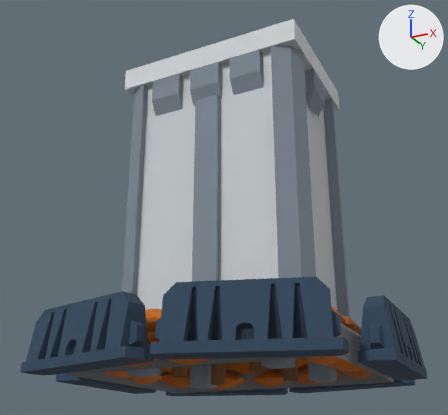
Before and after pictures for a commit that changed the FBX model Assets/_Models/Towers.fbx.
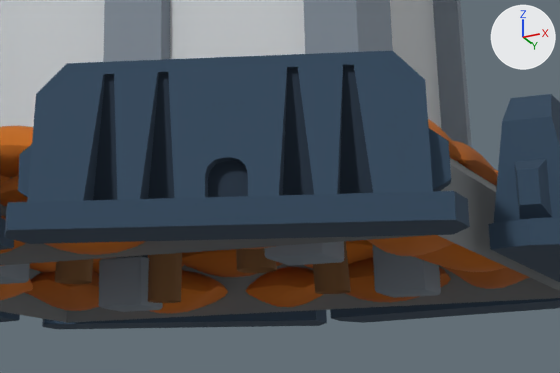
Each version is shown whole from a 50 mm camera at (7.46, -15.66, -1.99) aimed at (-0.32, -0.11, 5.01), then close up on the part from 33% to 87% of the width and 61% to 100% of the height. The lights are fixed; the arrows at upper right show +X, +Y and +Z. Where no turn or scale is listed for an object, it has been applied to the vertices. Vertices at the same position are counted once.

The older version as bpy lines, for what is in view:
```python
me_cube_030 = bpy.data.meshes.new('Cube.030')
me_cube_030.from_pydata(...)  # 960 vertices, 871 faces; spans x -1.55..1.53, y -1.62..1.62, z 0.0..4.77
me_cube_030.materials.append(mat_material_001)  # picture img_texture_png
me_cube_084 = bpy.data.meshes.new('Cube.084')
me_cube_084.from_pydata(...)  # 9376 vertices, 8758 faces; spans x -3.7..3.89, y -3.45..3.73, z 0.0..7.24
me_cube_084.materials.append(mat_material_001)  # picture img_texture_png
me_cylinder_019 = bpy.data.meshes.new('Cylinder.019')
me_cylinder_019.from_pydata(...)  # 2060 vertices, 2018 faces; spans x -4.87..4.63, y -4.7..4.96, z 0.0..9.46
me_cylinder_019.materials.append(mat_material_001)  # picture img_texture_png
ob_tower_001 = bpy.data.objects.new('Tower.001', me_cube_030)
ob_tower_001.location = (0.0, 0.0, 0.0)
ob_tower_002 = bpy.data.objects.new('Tower.002', me_cube_084)
ob_tower_002.location = (0.0, 0.0, 0.0)
ob_tower_003 = bpy.data.objects.new('Tower.003', me_cylinder_019)
ob_tower_003.location = (0.0, 0.0, 0.0)
```
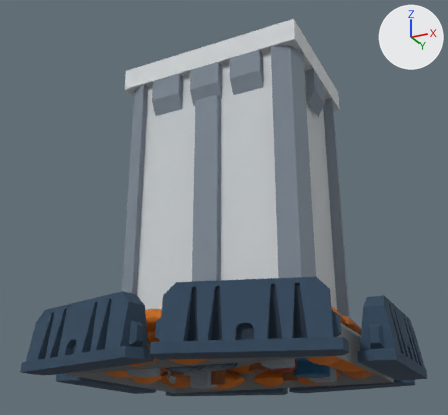
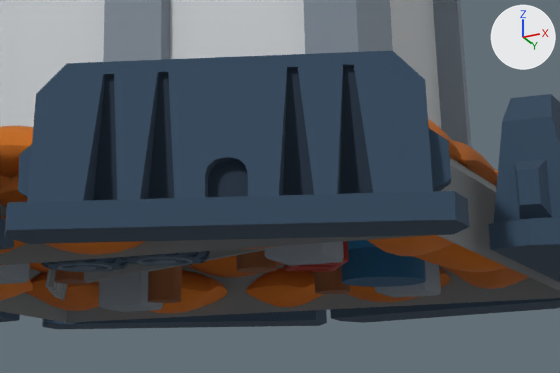
The newer file is also turned or shifted as a whole; pictures and numbers use the older file's frame.

What differs and where, as boxes (x1, y1, x2, y2) in the close-ups (560 x 373 px):
'Tower.001', reshaped (30% wider)
    before: (55, 241, 351, 303)
    after: (41, 240, 426, 303)
part 1 of me_cube_030, added
    after: (41, 241, 349, 300)
part 2 of me_cube_030, added (blue)
    after: (341, 240, 426, 287)

The change in detail:
me_cube_030 is used by ob_tower_001; location (0.0, 0.0, 0.0).
me_cube_030 had 960 vertices, 871 faces and spanned x -1.55..1.53, y -1.62..1.62, z 0.0..4.77.
me_cube_030 now has 7274 vertices, 7291 faces and spans x -2.32..2.5, y -2.7..1.62, z -0.08..4.77.
me_cube_030 part 1: 5592 vertices added at x -2.32..2.25, y -2.7..1.33, z -0.08..4.14.
me_cube_030 part 2: 722 vertices added at x 1.44..2.5, y 0.01..1.07, z 0.02..1.52.
